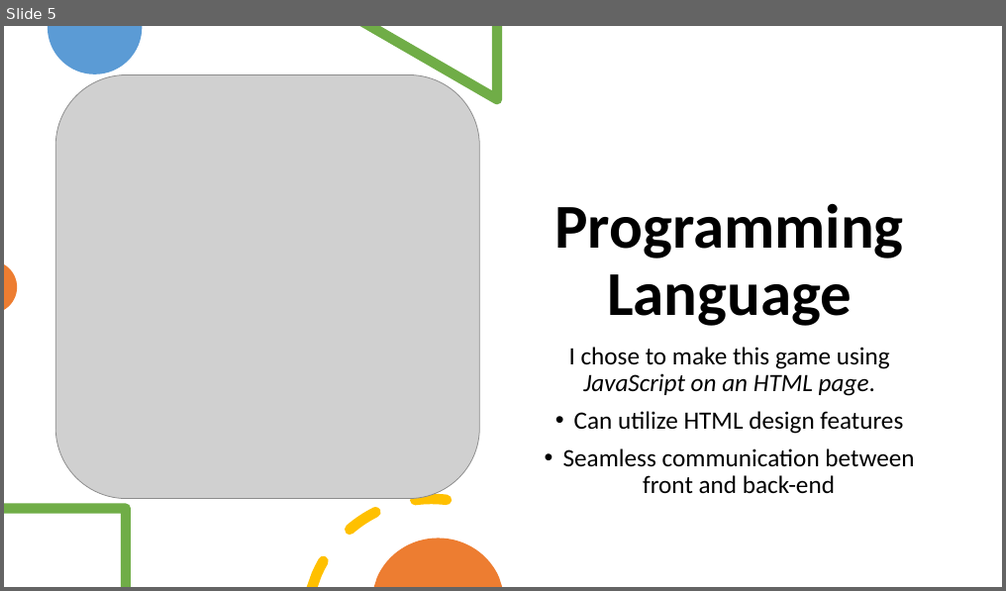
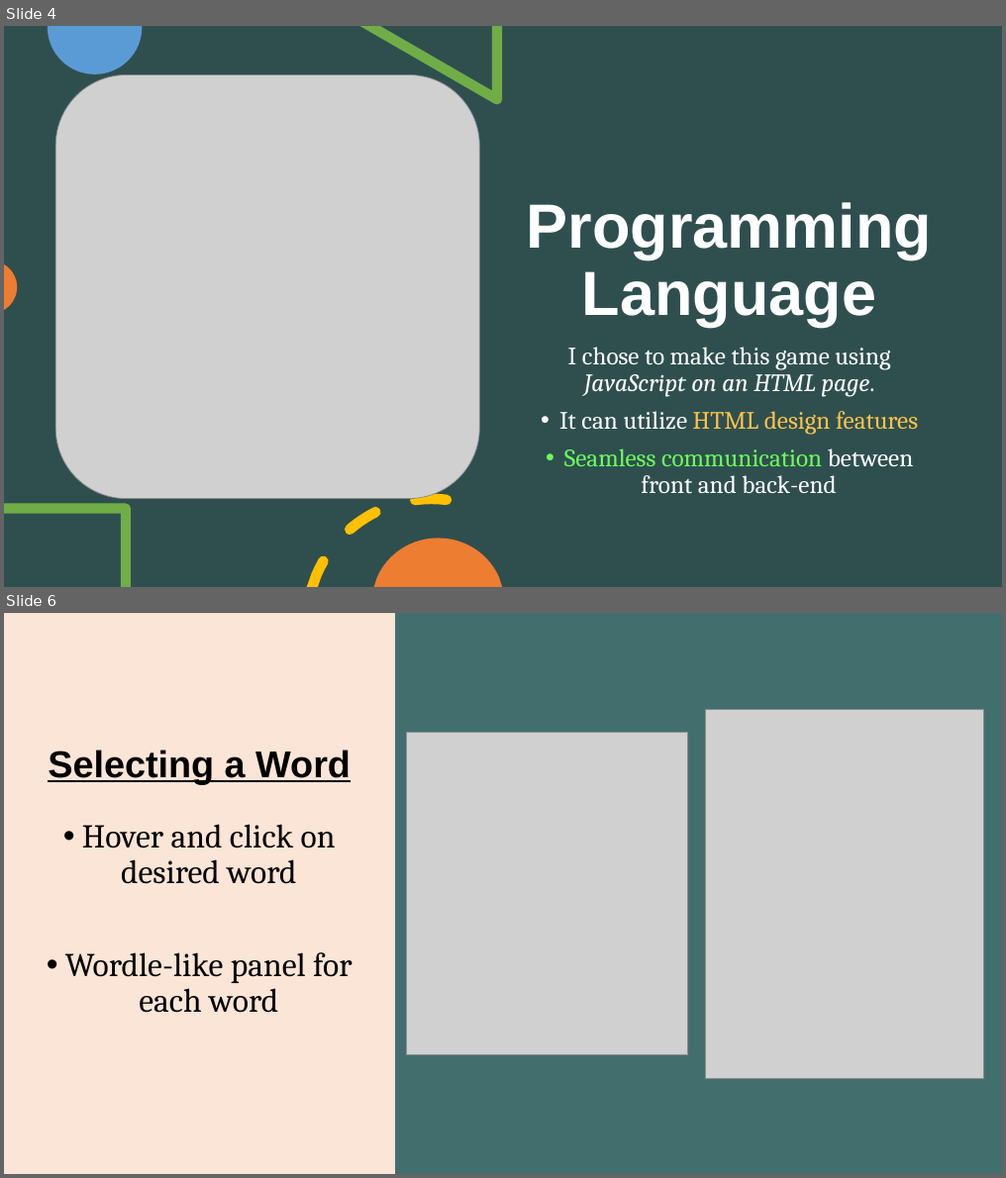
Before and after one commit to MatteoSalverio/ratlab, a slide deck: projects/crosswordle2/CrossWordle Presentation.pptx. Shown one above the other, each under a label of ours: slide 5 before the commit, slides 4 and 6 after it; the slides between them are not shown. The pictures are 1006x591 and 1006x1178 pixels, drawn with LibreOffice and Linux fonts; fonts in the diff are those of the drawing; grey boxes stand for pictures. Boxes give left, top, right and bottom in pixels: in the first picture for what was removed or moved away, otherwise in the second. Text is boxed around its words. In the diff, an @@ line names an element or a change of style, - is before the commit and + after.

```diff
--- a/projects/crosswordle2/CrossWordle Presentation.pptx
+++ b/projects/crosswordle2/CrossWordle Presentation.pptx
@@ slide 6 added at box(4, 613, 1002, 1174), background #426F6E @@
@@ rectangle added at box(4, 613, 395, 1174), fill #FBE5D6 @@
@@ picture added at box(706, 709, 985, 1078) @@
@@ title added at box(48, 750, 350, 784), 36 pt, text #000000, bold, underline @@
+Selecting a Word
@@ picture added at box(406, 732, 687, 1056) @@
@@ text added at box(65, 824, 352, 1013), 32 pt, text #000000 @@
+• Hover and click on desired word
+• Wordle-like panel for each word
@@ what was slide 5 is now slide 4 @@
@@ slide 4 changed as well @@
@@ background #FFFFFF to #2F4F4F @@
@@ title "Programming Language" at box(527, 202, 932, 326): font Calibri to Arial, text colour #000000 to #FFFFFF @@
@@ text at box(564, 347, 914, 494): font Calibri to Cambria in "I chose to make this game using ...", "Seamless communication between front and back-end"; text colour #000000 to #FFFFFF in "I chose to make this game using ...", "between front and back-end"; text colour #000000 to #6CFF59 in "Seamless communication" @@
@@ text at box(559, 411, 918, 435): text changed; font Calibri to Cambria; text colour #000000 to #FFC34A @@
-• Can utilize HTML design features
+• It can utilize HTML design features
```
Also in this commit, not shown: 4 other slides changed, 10 other slides added, 1 slide removed, 3 other files.
